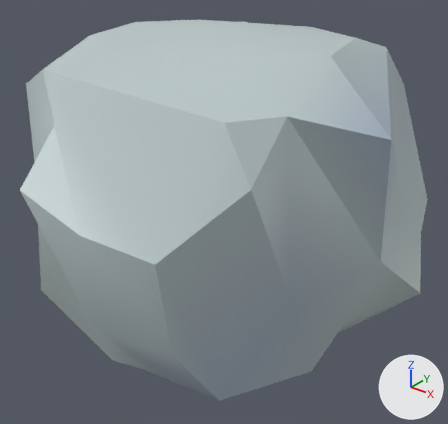
What one commit did to the glTF model dist/Model/iron.glb.
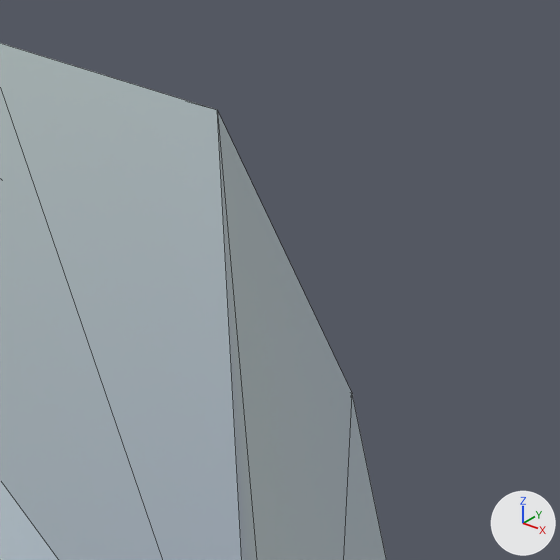
The first picture shows the older version from a 50 mm lens placed at (1.292, -1.582, 0.903), pointed at (0.028, -0.002, -0.077). The close-ups show both versions on the part from 80% to 96% of the width and 8% to 25% of the height of that picture; other places that the commit changed are outside them. Lighting does not change. The marker at lower right points along +X, +Y and +Z. The close-ups show mesh edges as thin lines. Vertices at the same position are counted once.

Names of what the first close-up shows: 'iron'.
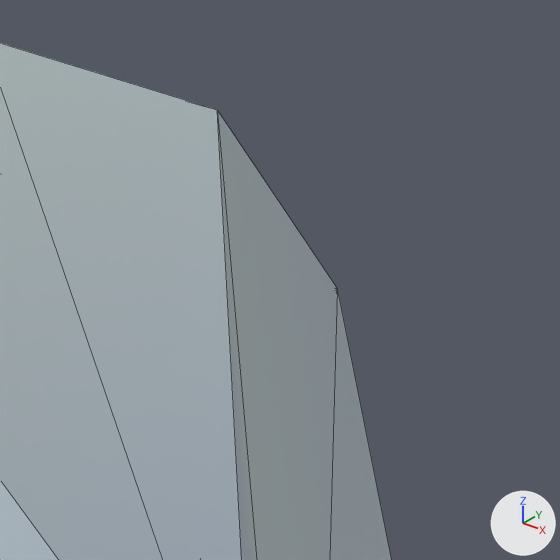
The newer file is also rescaled (x1.169), turned or shifted as a whole; pictures and numbers use the older file's frame.

Changed parts and their boxes [x1, y1, x2, y2] in the close-ups (560 x 560 px; the box of a moved part takes in the faces that stretch with it):
'iron', reshaped
    before: [0, 43, 386, 560]
    after: [0, 43, 392, 560]
part 1 of me_cube_015, moved or reshaped
    before: [217, 111, 386, 560]
    after: [217, 110, 392, 560]

The edits, one by one:
me_cube_015 has 71 vertices, 138 faces and spans x -0.662..0.675, y -0.717..0.746, z -0.623..0.58.
me_cube_015 is used by ob_iron; location (0.0, 0.0, 0.0).
Part 1, on me_cube_015:
Vertex 70 of me_cube_015 moves from (0.451, 0.459, 0.367) at pixel (352, 393) to (0.431, 0.477, 0.408) at pixel (337, 289).
